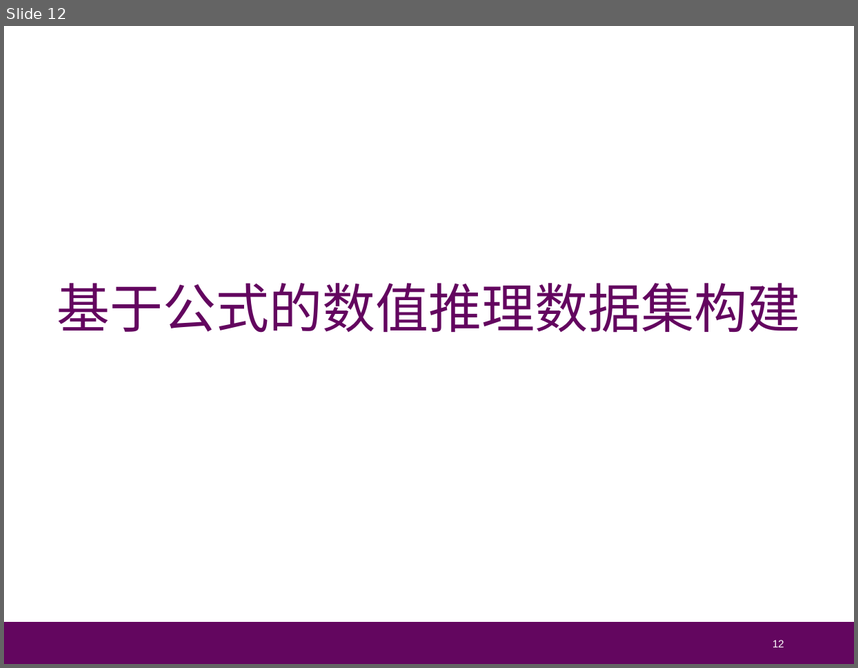
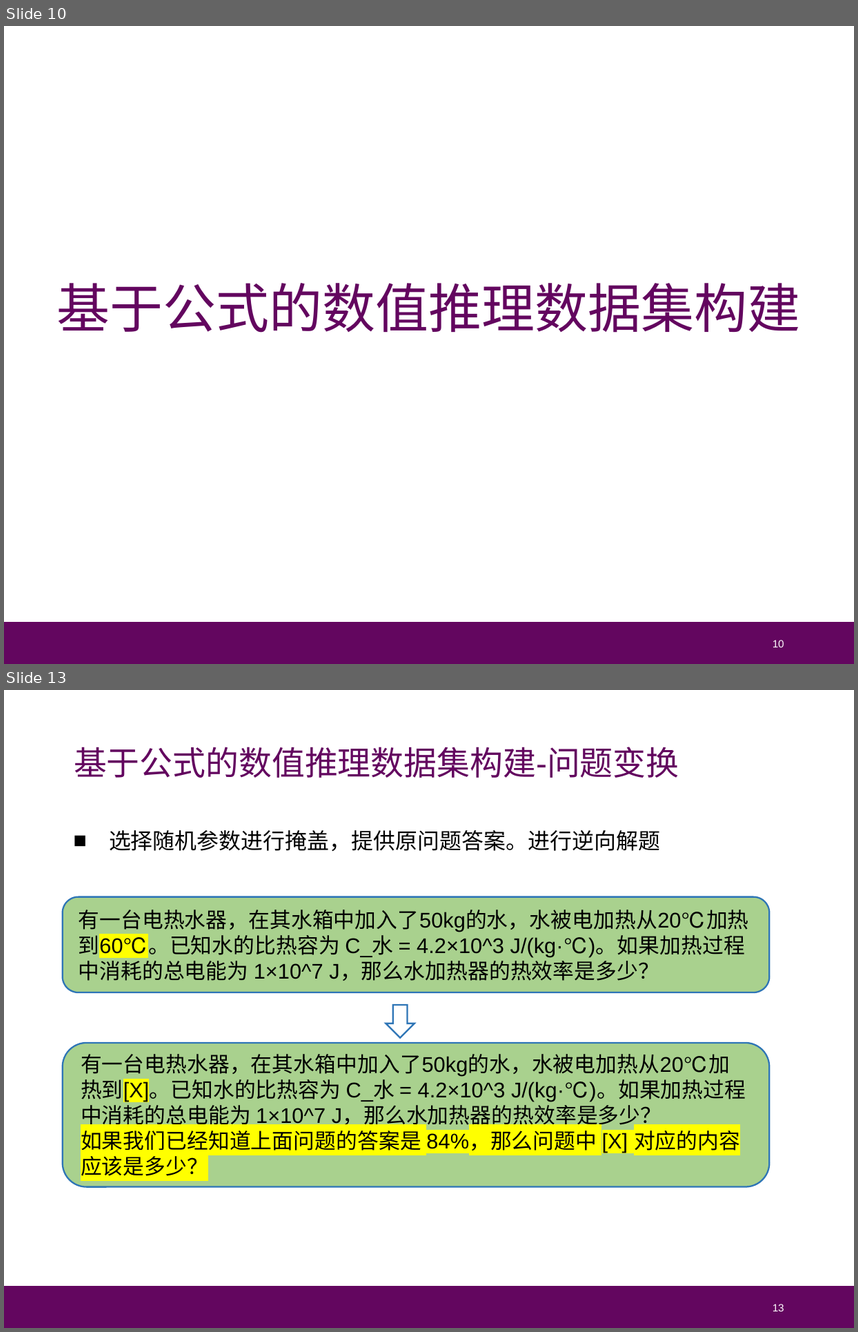
Before and after one commit to Cat-Overflow/NJU_thesis, a slide deck: 毕业答辩/论文答辩_朱博林.pptx. Shown one above the other, each under a label of ours: slide 12 before the commit, slides 10 and 13 after it; the slides between them are not shown. The pictures are 858x668 and 858x1332 pixels, drawn with LibreOffice and Linux fonts; fonts in the diff are those of the drawing. Boxes give left, top, right and bottom in pixels: in the first picture for what was removed or moved away, otherwise in the second. Text is boxed around its words. In the diff, an @@ line names an element or a change of style, - is before the commit and + after.

```diff
--- a/毕业答辩/论文答辩_朱博林.pptx
+++ b/毕业答辩/论文答辩_朱博林.pptx
@@ slide 13 added at box(4, 690, 854, 1328), background #FFFFFF; not listed: 1 template element that a slide beside it also shows @@
@@ text added at box(74, 747, 680, 778), 21 pt, text #63065F @@
+基于公式的数值推理数据集构建-问题变换
@@ text added at box(109, 830, 660, 851), 14 pt, text #000000 @@
+■ 选择随机参数进行掩盖，提供原问题答案。进行逆向解题
@@ rounded rectangle added at box(63, 897, 769, 992), fill #A9D18E, outline #2E75B6 1 pt, 13.6 pt, text #000000 @@
+有一台电热水器，在其水箱中加入了50kg的水，水被电加热从20℃加热到60℃。已知水的比热容为 C_水 = 4.2×10^3 J/(kg·℃)。如果加热过程中消耗的总电能为 1×10^7 J，那么水加热器的热效率是多少？
@@ down arrow added at box(386, 1005, 414, 1038), outline #2E75B6 1 pt @@
@@ rounded rectangle added at box(63, 1042, 769, 1186), fill #A9D18E, outline #2E75B6 1 pt, 13.6 pt, text #000000 @@
+有一台电热水器，在其水箱中加入了50kg的水，水被电加热从20℃加热到[X]。已知水的比热容为 C_水 = 4.2×10^3 J/(kg·℃)。如果加热过程中消耗的总电能为 1×10^7 J，那么水加热器的热效率是多少？
+如果我们已经知道上面问题的答案是 84%，那么问题中 [X] 对应的内容应该是多少？
@@ page number added at box(773, 1303, 784, 1311), 6.8 pt, text #FFFFFF @@
+13
@@ what was slide 12 is now slide 10 @@
@@ page number at box(773, 639, 784, 647): text changed @@
-12
+10
```
Also in this commit, not shown: 3 slides changed, 15 other slides added, 18 slides removed.
